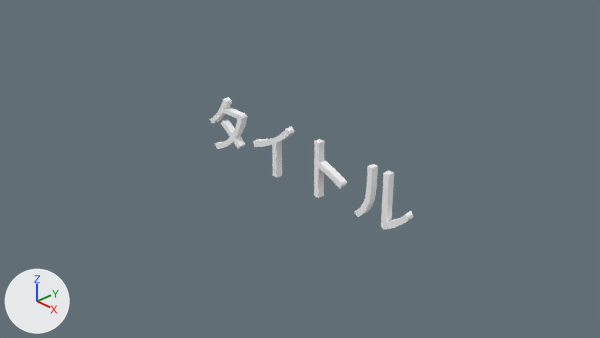
Before and after pictures for a commit that changed the Blender file project/resources/Model/FontModel/FontModel.blend.
The view is the same before and after, from the file's camera 'Camera'. Lighting does not change. The marker at lower left points along +X, +Y and +Z.

Names of what the first picture shows: 'テキスト'.
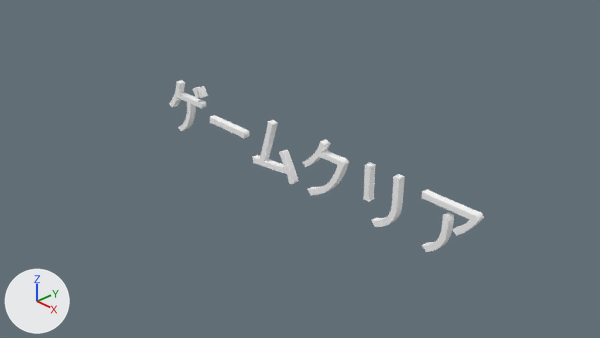
The change, as JSON lines over the scene's bpy script:
```json
{"op": "set", "path": "txt_テキスト.body", "old": "'タイトル'", "new": "'ゲームクリア'"}
```

Pixel boxes (x1, y1, x2, y2) of what changed, in the pictures (600 x 338 px):
```json
{"object": "テキスト", "change": "text changed", "before": [209, 97, 413, 230], "after": [169, 80, 484, 252]}
```
